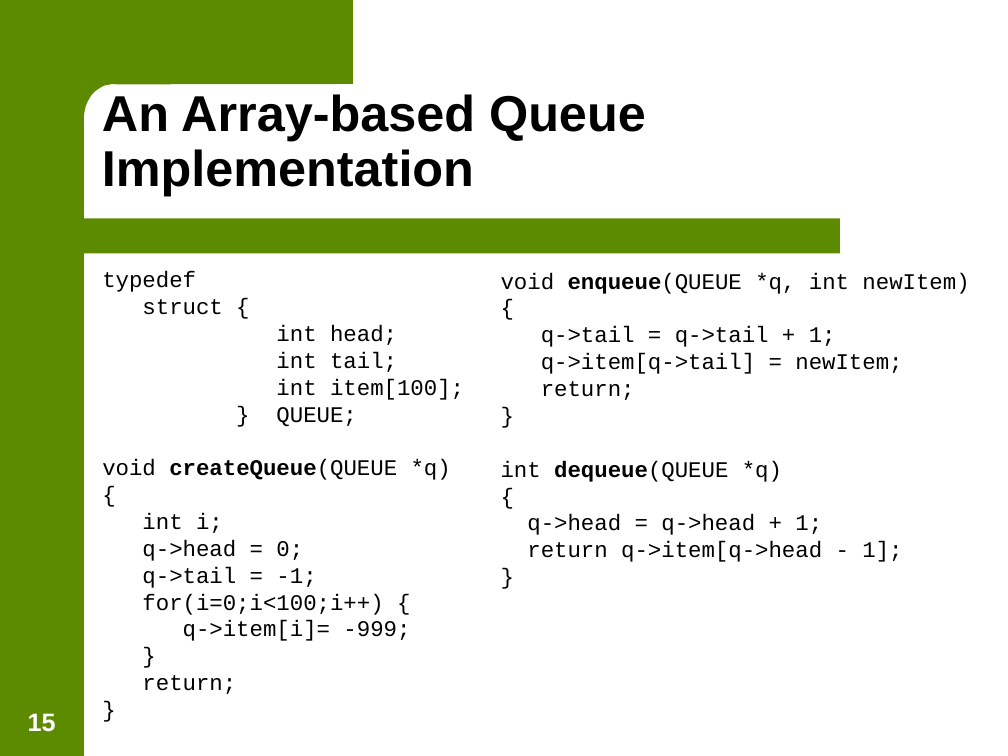
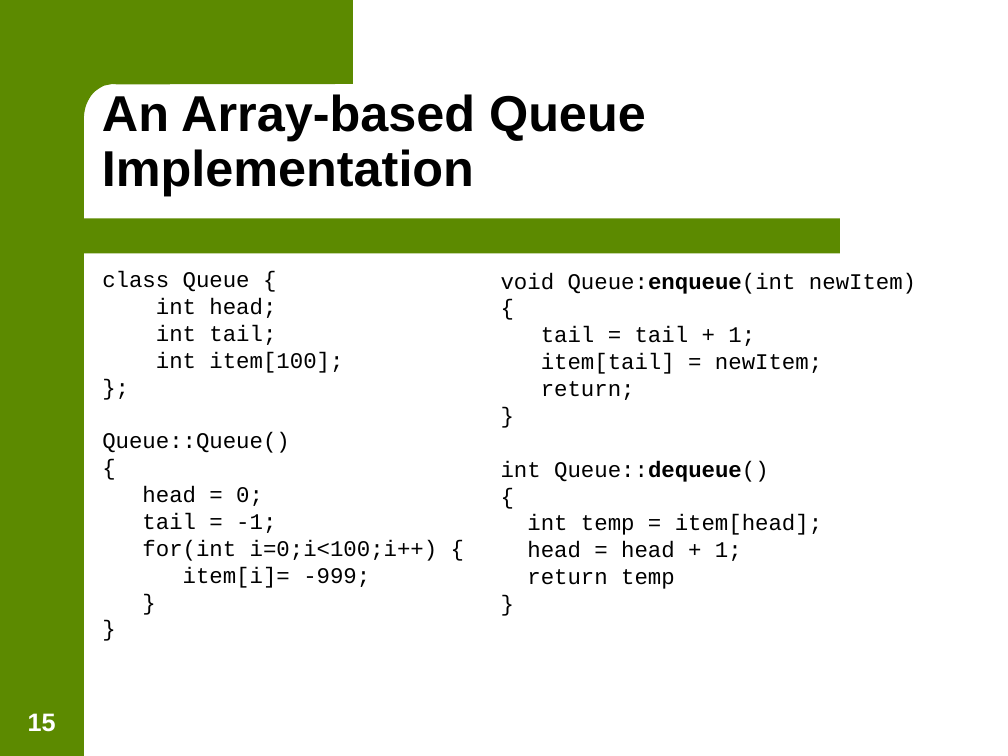
Before and after one commit to jasongraalum/NB_2018, a slide deck: slide 15 of Summer/Material/Lecture_Slides/Lecture 10 - Stacks and Queues.ppt. Drawn at 1008x756 pixels with LibreOffice and Linux fonts; fonts in the diff are those of the drawing; background and template pictures are left out. Boxes give left, top, right and bottom in pixels: in the first picture for what was removed or moved away, otherwise in the second. Text is boxed around its words. In the diff, an @@ line names an element or a change of style, - is before the commit and + after.

Commit message:
Updated Stack and Queue slides to C++ syntax

```diff
--- a/Summer/Material/Lecture_Slides/Lecture 10 - Stacks and Queues.ppt
+++ b/Summer/Material/Lecture_Slides/Lecture 10 - Stacks and Queues.ppt
@@ text at bbox=[102, 271, 250, 292]: text changed @@
-typedef
-struct {
+class Queue {
@@ text at bbox=[501, 272, 916, 294]: text changed @@
-void enqueue(QUEUE *q, int newItem)
+void Queue:enqueue(int newItem)
@@ text at bbox=[541, 326, 822, 374]: text changed @@
-q->tail = q->tail + 1;
-q->item[q->tail] = newItem;
+tail = tail + 1;
+item[tail] = newItem;
@@ text at bbox=[102, 432, 290, 453]: text changed @@
-} QUEUE;
-void createQueue(QUEUE *q)
+};
+Queue::Queue()
@@ text at bbox=[501, 461, 769, 482]: text changed @@
-int dequeue(QUEUE *q)
+int Queue::dequeue()
@@ text at bbox=[142, 486, 438, 588]: text changed @@
-int i;
-q->head = 0;
-q->tail = -1;
-for(i=0;i<100;i++) {
-q->item[i]= -999;
+head = 0;
+tail = -1;
+for(int i=0;i<100;i++) {
+item[i]= -999;
@@ text at bbox=[527, 514, 822, 589]: text changed @@
-q->head = q->head + 1;
-return q->item[q->head - 1];
+int temp = item[head];
+head = head + 1;
+return temp
@@ text at bbox=[142, 675, 236, 694]: paragraph removed @@
-return;
```
Also in this commit, not shown: 9 other slides changed, 9 other files.
